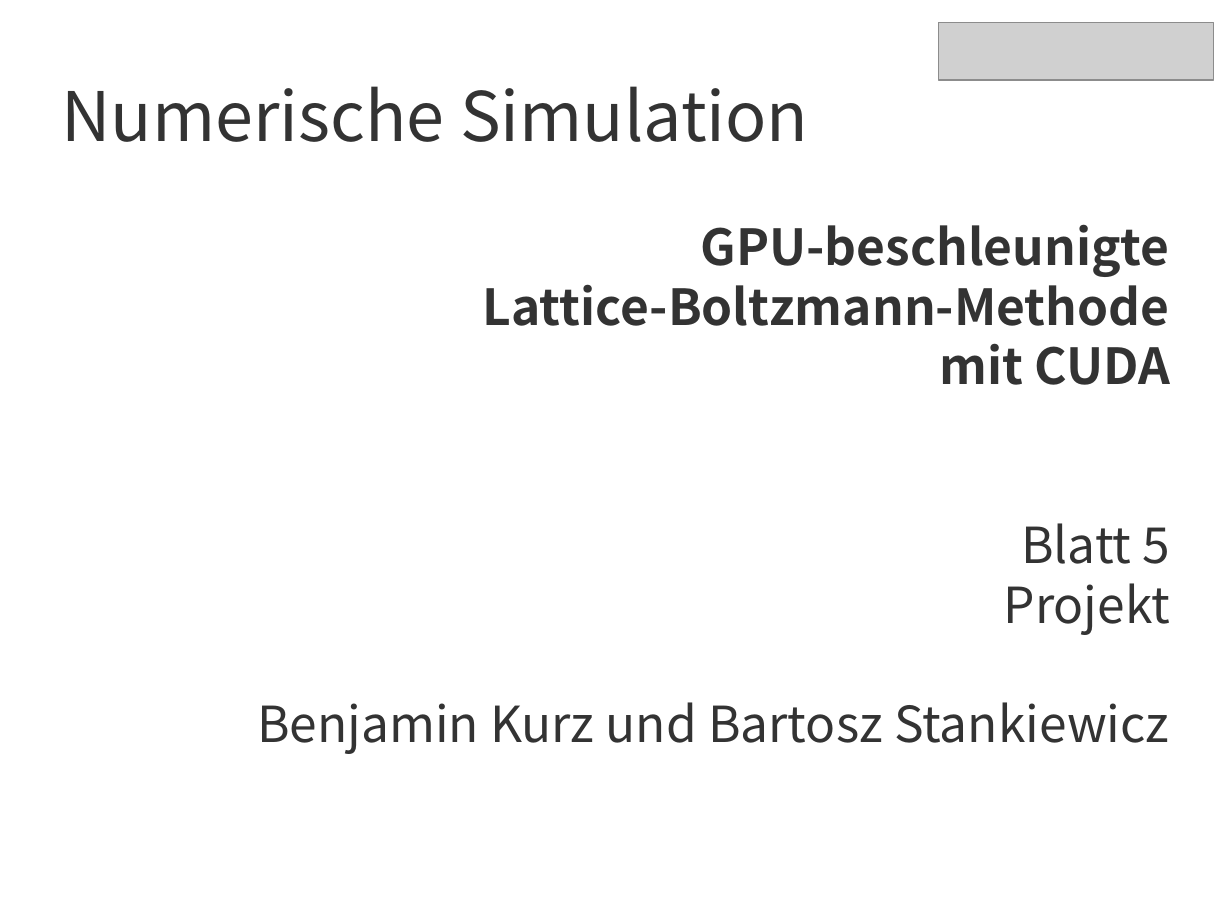
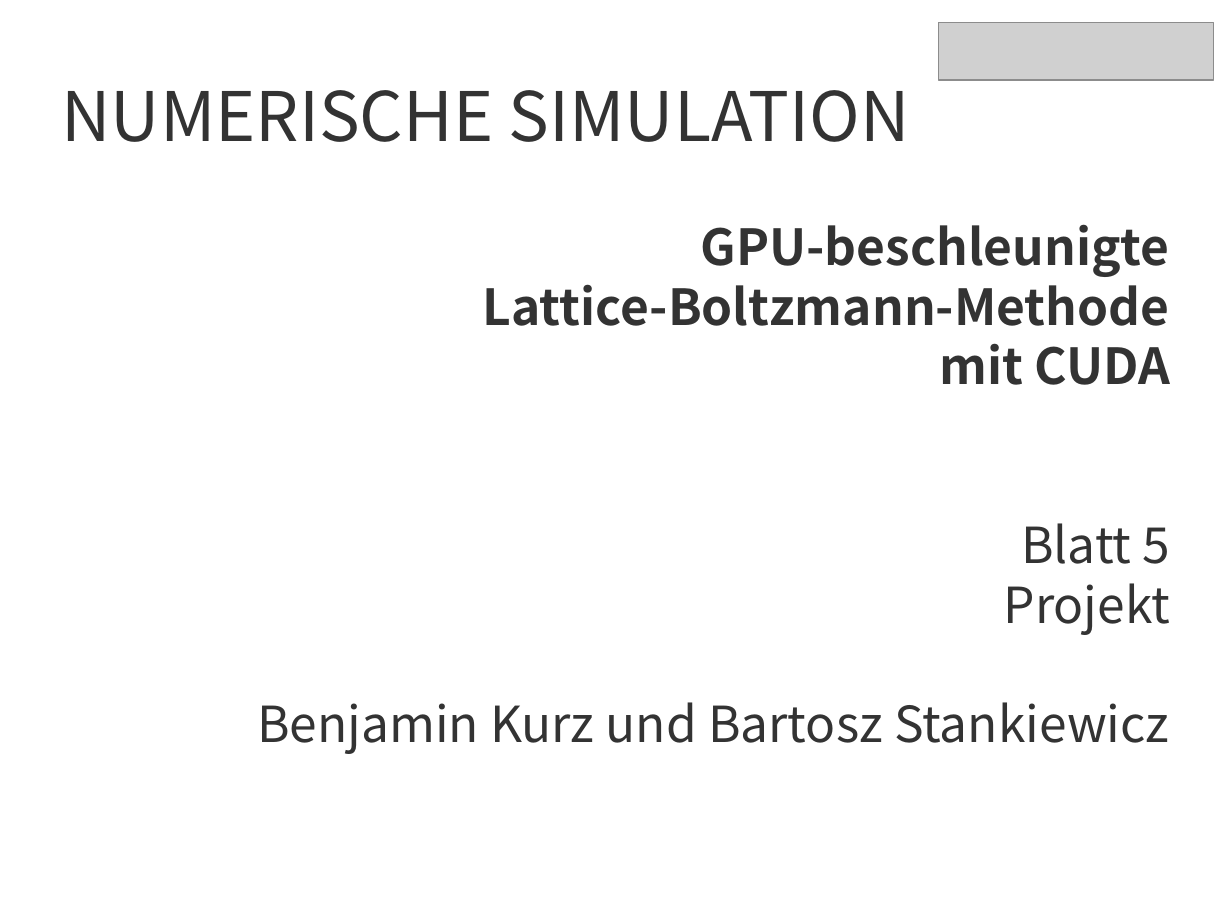
Before and after one commit to totzstangolo/numsim-5, a slide deck: slide 1 of presentation.odp. Drawn at 1232x924 pixels with LibreOffice and Linux fonts; fonts in the diff are those of the drawing; grey boxes stand for pictures; background and template pictures are left out. Boxes give left, top, right and bottom in pixels: in the first picture for what was removed or moved away, otherwise in the second. Text is boxed around its words. In the diff, an @@ line names an element or a change of style, - is before the commit and + after.

Commit message:
New version Slides

```diff
--- a/presentation.odp
+++ b/presentation.odp
@@ title at (62, 90, 910, 142): text changed @@
-Numerische Simulation
+NUMERISCHE SIMULATION
```
Also in this commit, not shown: 1 other slide changed, 5 slides added.
